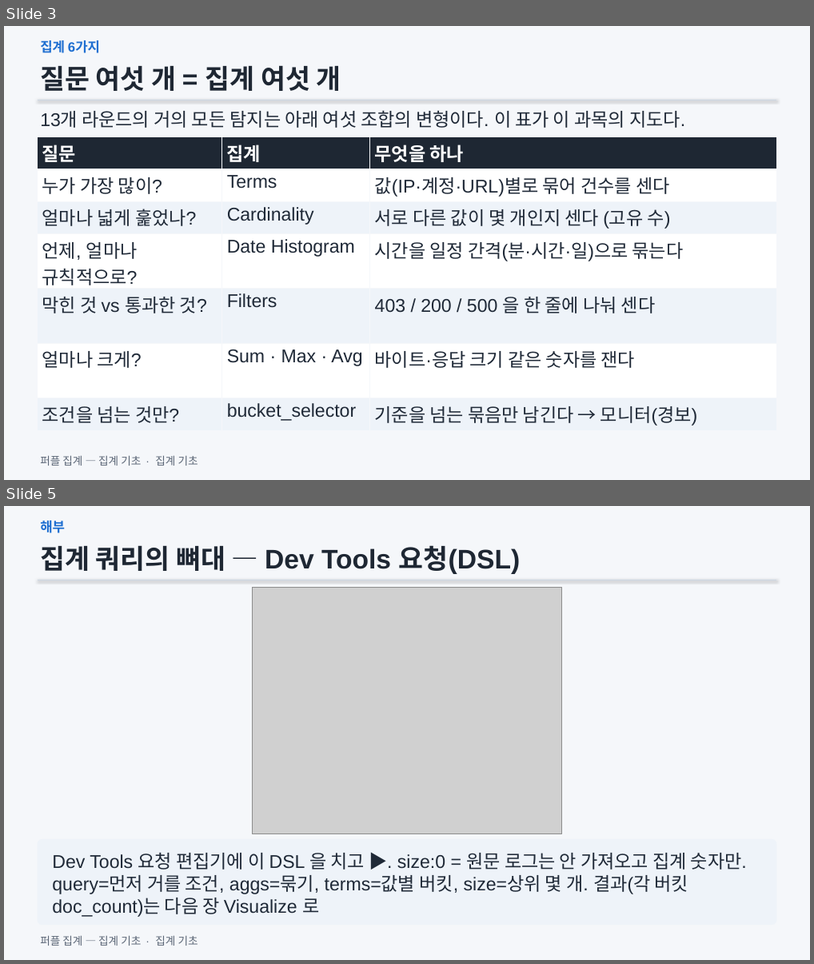
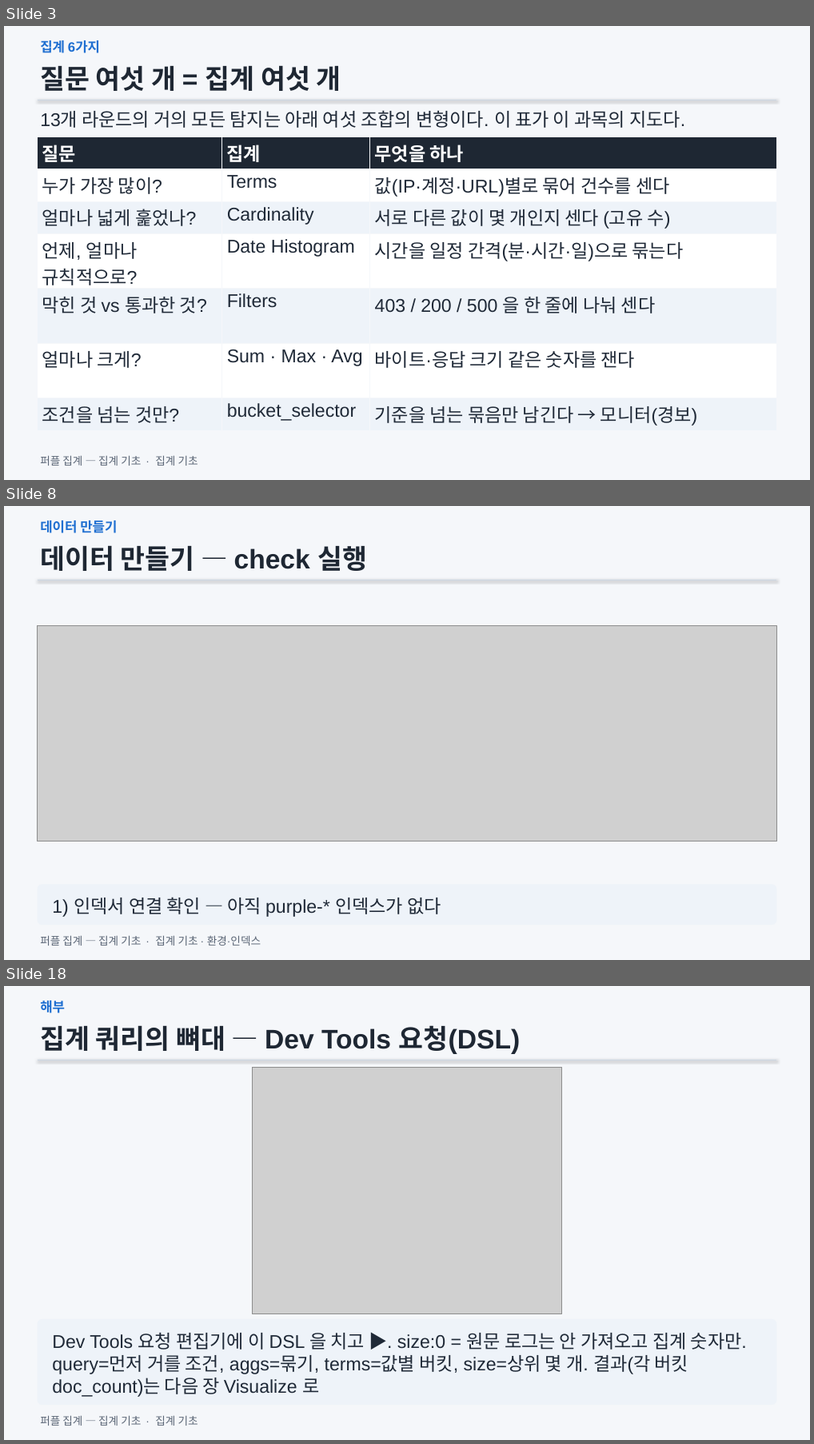
Before and after one commit to mrgrit/hack_ir_with_wazuh, a slide deck: slides/Module02_집계기초.pptx. Shown one above the other, each under a label of ours: slides 3 and 5 before the commit, slides 3, 8 and 18 after it; the slides between them are not shown. The pictures are 814x964 and 814x1444 pixels, drawn with LibreOffice and Linux fonts; fonts in the diff are those of the drawing; grey boxes stand for pictures. Boxes give left, top, right and bottom in pixels: in the first picture for what was removed or moved away, otherwise in the second. Text is boxed around its words. In the diff, an @@ line names an element or a change of style, - is before the commit and + after.

```diff
--- a/slides/Module02_집계기초.pptx
+++ b/slides/Module02_집계기초.pptx
@@ slide 8 added at bbox=[4, 506, 810, 960], background #F5F7FA @@
@@ text added at bbox=[40, 520, 117, 533], 16 pt, text #1F6FD1, bold @@
+데이터 만들기
@@ text added at bbox=[40, 545, 367, 571], 32 pt, text #1E2733, bold @@
+데이터 만들기 — check 실행
@@ line added from (38, 580) to (777, 580), #CBD5E1 1.25 pt @@
@@ picture added at bbox=[38, 626, 777, 840] @@
@@ rounded rectangle added at bbox=[38, 884, 777, 924], fill #EEF3F9 @@
@@ text added at bbox=[52, 896, 441, 916], 22 pt, text #1F2937 @@
+1) 인덱서 연결 확인 — 아직 purple-* 인덱스가 없다
@@ text added at bbox=[40, 935, 261, 945], 13 pt, text #5B6676 @@
+퍼플 집계 — 집계 기초 · 집계 기초 · 환경·인덱스
@@ what was slide 5 is now slide 18 @@
```
Also in this commit, not shown: 1 slide changed, 12 other slides added, 3 other files.
